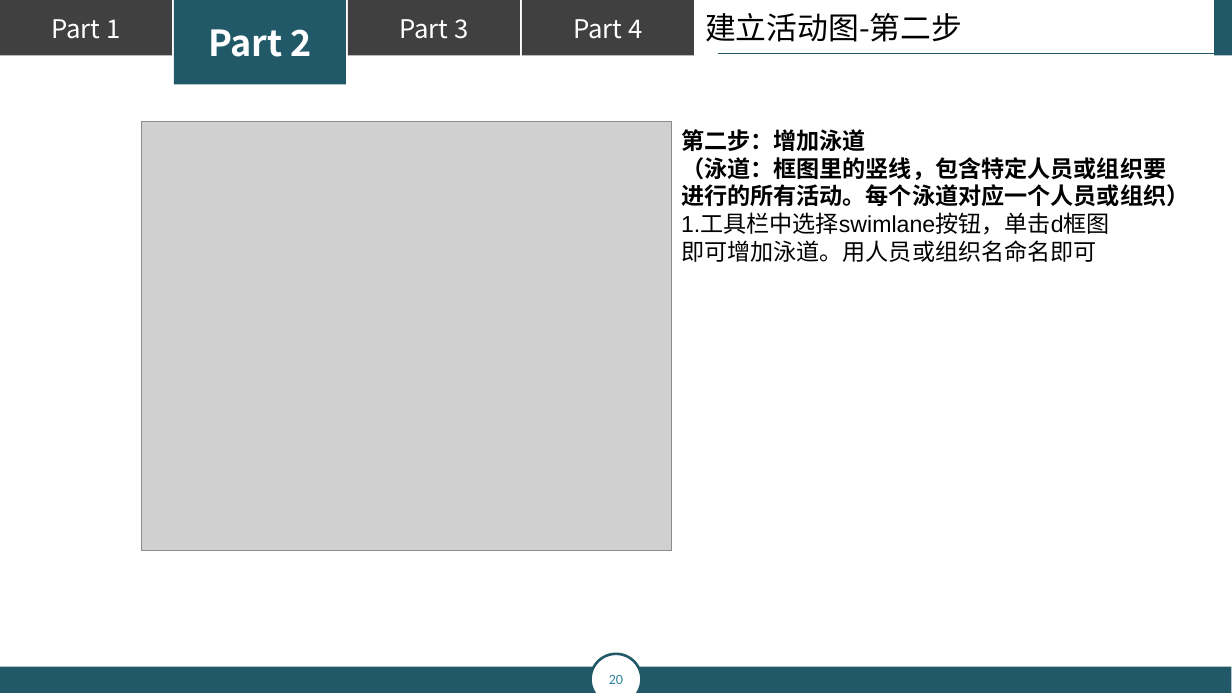
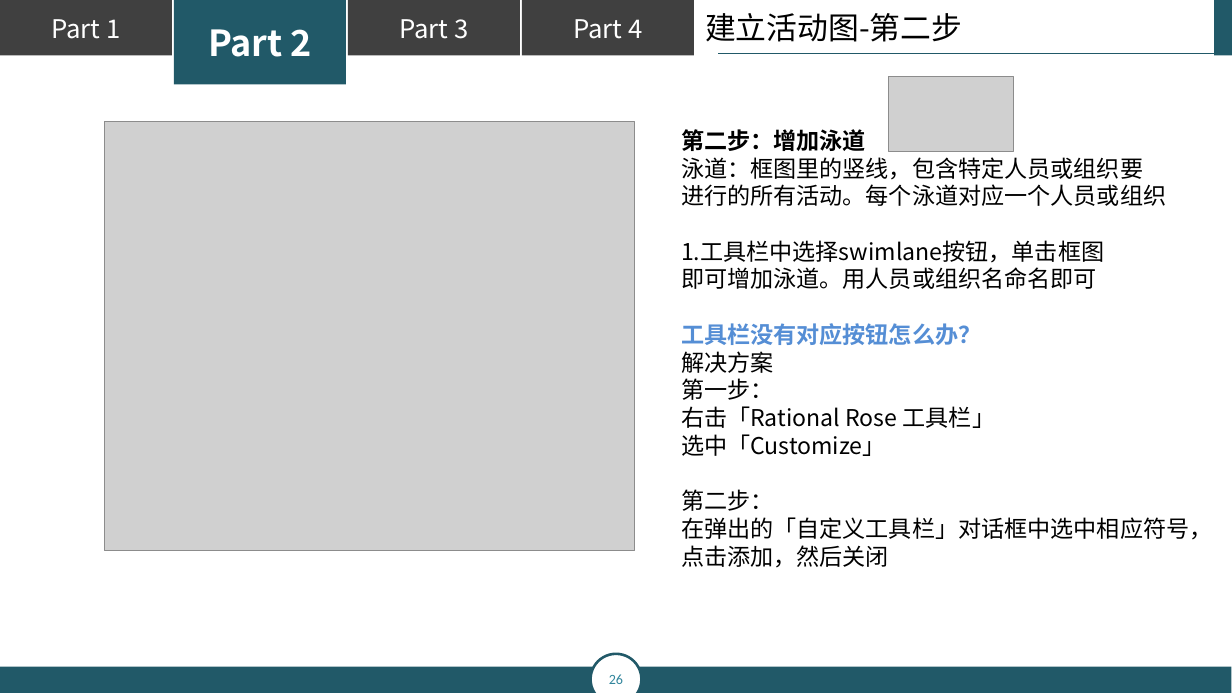
Before and after one commit to popopoi/PRD2018-G07, a slide deck: slide 26 of 翻转课堂PPT/PRD2018-G07-第五周翻转课堂PPT.pptx (slide 20 before the commit). Drawn at 1232x693 pixels with LibreOffice and Linux fonts; fonts in the diff are those of the drawing; grey boxes stand for pictures. Boxes give left, top, right and bottom in pixels: in the first picture for what was removed or moved away, otherwise in the second. Text is boxed around its words. In the diff, an @@ line names an element or a change of style, - is before the commit and + after.

```diff
--- a/翻转课堂PPT/PRD2018-G07-第五周翻转课堂PPT.pptx
+++ b/翻转课堂PPT/PRD2018-G07-第五周翻转课堂PPT.pptx
@@ picture added at (x1=888, y1=76, x2=1013, y2=151) @@
@@ picture moved from (x1=141, y1=122, x2=672, y2=551) to (x1=104, y1=122, x2=635, y2=551) @@
@@ text at (x1=681, y1=129, x2=1097, y2=289): font Arial to Noto Sans CJK SC in "第二步：增加泳道", "即可增加泳道。用人员或组织名命名即可" @@
@@ text at (x1=681, y1=157, x2=1166, y2=263): text changed; font Arial to Noto Sans CJK SC; bold off @@
-（泳道：框图里的竖线，包含特定人员或组织要
-进行的所有活动。每个泳道对应一个人员或组织）
-1.工具栏中选择swimlane按钮，单击d框图
+泳道：框图里的竖线，包含特定人员或组织要
+进行的所有活动。每个泳道对应一个人员或组织
+1.工具栏中选择swimlane按钮，单击框图
@@ text at (x1=681, y1=323, x2=1213, y2=568): paragraphs added @@
+工具栏没有对应按钮怎么办？
+解决方案
+第一步：
+右击「Rational Rose 工具栏」
+选中「Customize」
+第二步：
+在弹出的「自定义工具栏」对话框中选中相应符号，
+点击添加，然后关闭
@@ page number at (x1=609, y1=674, x2=623, y2=684): text changed @@
-20
+26
```
Also in this commit, not shown: 26 other slides changed, 9 slides added.
